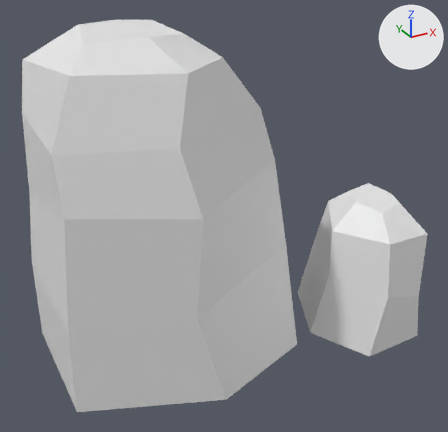
What one commit did to the FBX model Assets/Env/Models/Rocks/rocks_8.fbx.
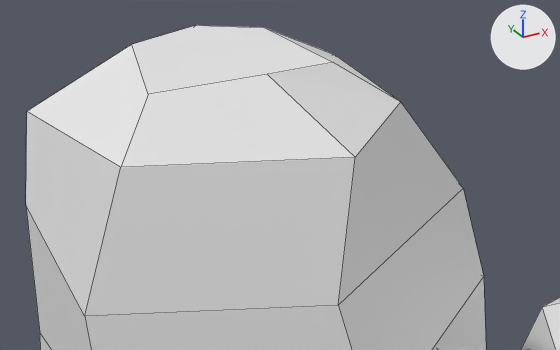
Each version appears first whole from a 50 mm camera at (-0.482, -1.128, 0.806) aimed at (0.125, -0.025, 0.254), and next in a close-up from a 50 mm camera at (-0.377, -0.682, 0.856) aimed at (0.06, 0.113, 0.458). Every picture has the same lights, and +X, +Y and +Z are marked at upper right. The close-ups show mesh edges as thin lines. Materials are left out; every surface is plain grey. Where no turn or scale is listed for an object, it has been applied to the vertices.
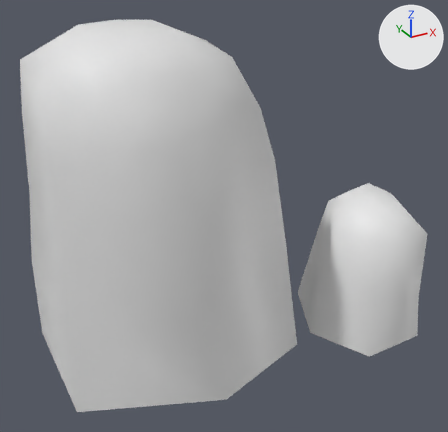
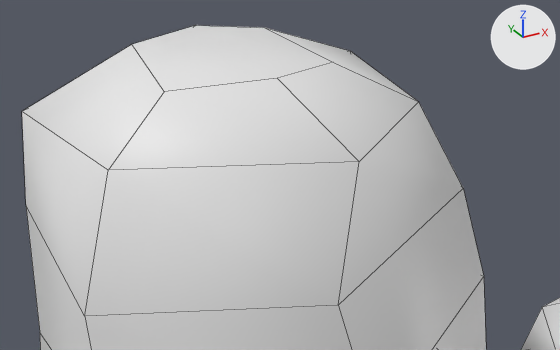
The newer file is also rescaled (x2.412) as a whole; pictures and numbers use the older file's frame.

Pixel boxes (x1, y1, x2, y2) of what changed, in the close-ups (560 x 350 px; the box of a moved part takes in the faces that stretch with it):
'Cube', reshaped: before (26, 25, 560, 350); after (22, 25, 560, 350)
part 1 of me_cube, moved or reshaped: before (26, 26, 463, 316); after (22, 26, 463, 316)
part 2 of me_cube, shading changed: (26, 189, 560, 350) in both

Edits to the bpy script that builds the scene:
```text
Change me_cube:
    where me_cube.from_pydata(...)  # 60 vertices, 50 faces; spans x -0.276..0.567, y -0.296..0.29, z -0.031..0.672
    used by ob_cube; location = (0.0, 0.0, 0.0)
    me_cube part 1
    me_cube.vertices[7].co: (-0.057, -0.075, 0.656) -> (-0.055, -0.092, 0.656)  # pixel (267, 74) -> pixel (277, 78)
    me_cube.vertices[9].co: (-0.166, -0.061, 0.649) -> (-0.152, -0.062, 0.65)  # pixel (148, 94) -> pixel (164, 91)
    me_cube.vertices[30].co: (-0.082, 0.167, 0.604) -> (-0.084, 0.186, 0.604)
    me_cube.vertices[31].co: (0.107, 0.066, 0.62) -> (0.134, 0.074, 0.619)  # pixel (334, 54) -> pixel (350, 50)
    me_cube.vertices[32].co: (0.086, -0.091, 0.611) -> (0.101, -0.099, 0.611)  # pixel (400, 101) -> pixel (418, 101)
    me_cube.vertices[33].co: (-0.03, -0.182, 0.607) -> (-0.032, -0.191, 0.607)  # pixel (355, 157) -> pixel (359, 161)
    me_cube.vertices[34].co: (-0.21, -0.108, 0.607) -> (-0.221, -0.109, 0.607)  # pixel (120, 167) -> pixel (108, 170)
    me_cube.vertices[35].co: (-0.249, 0.055, 0.613) -> (-0.253, 0.059, 0.612)  # pixel (26, 111) -> pixel (21, 111)
    me_cube part 2: edges marked sharp go from 96 to 0
```
